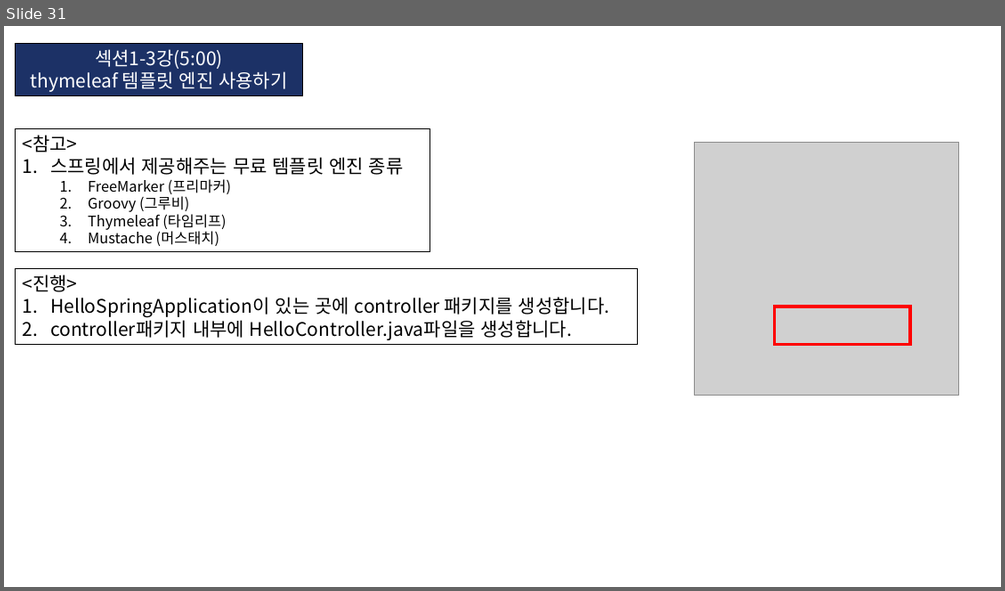
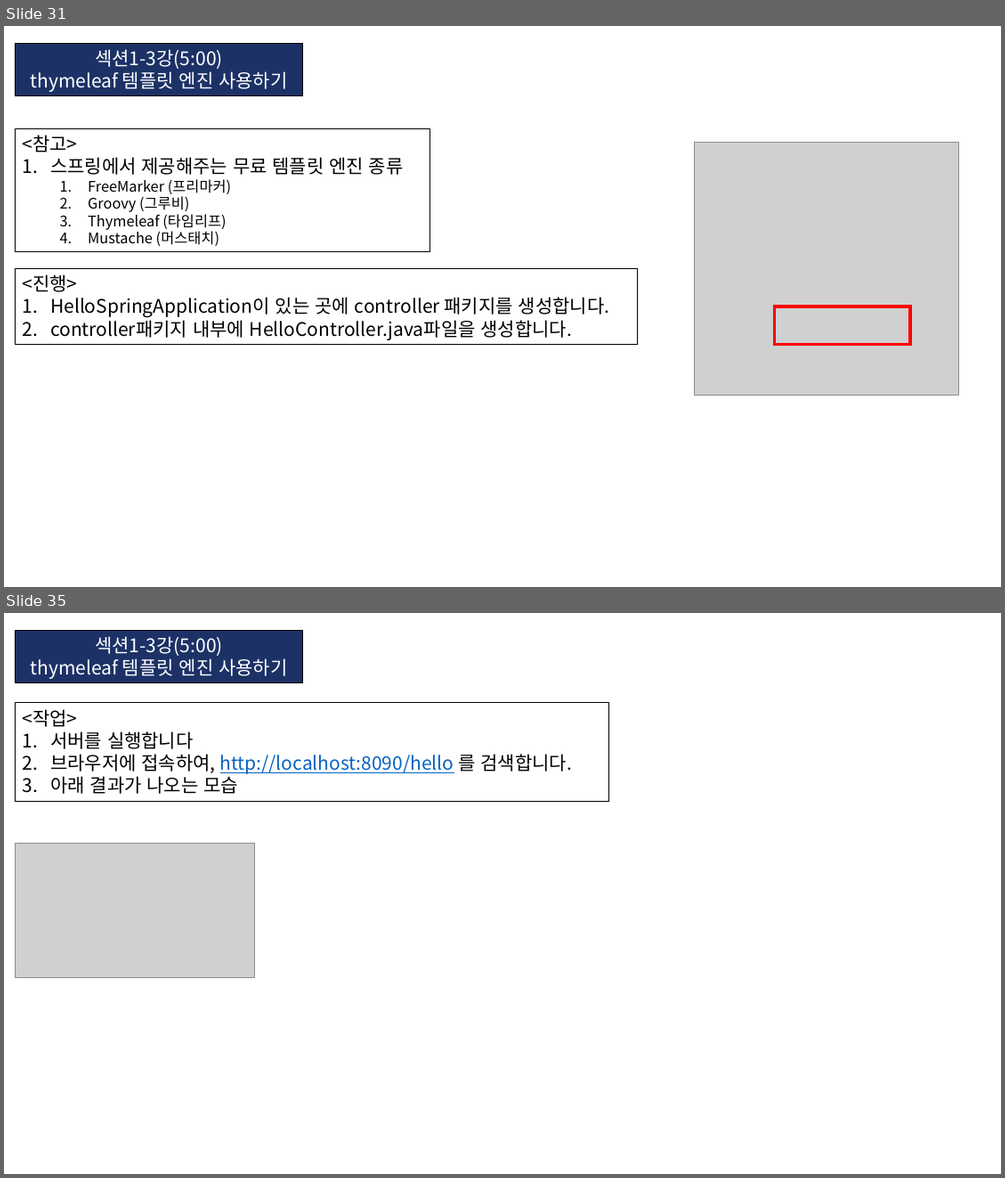
Before and after one commit to KIM-BEOMSOO/study, a slide deck: 00.공부 정리(최종)/12.Spring-Boot/03.인프런_김영한_스프링 입문/01.인프런_깅영한_Spring-Boot.pptx. Shown one above the other, each under a label of ours: slide 31 before the commit, slides 31 and 35 after it; the slides between them are not shown. The pictures are 1005x591 and 1005x1178 pixels, drawn with LibreOffice and Linux fonts; fonts in the diff are those of the drawing; grey boxes stand for pictures. Boxes give left, top, right and bottom in pixels: in the first picture for what was removed or moved away, otherwise in the second. Text is boxed around its words. In the diff, an @@ line names an element or a change of style, - is before the commit and + after.

```diff
--- a/00.공부 정리(최종)/12.Spring-Boot/03.인프런_김영한_스프링 입문/01.인프런_깅영한_Spring-Boot.pptx
+++ b/00.공부 정리(최종)/12.Spring-Boot/03.인프런_김영한_스프링 입문/01.인프런_깅영한_Spring-Boot.pptx
@@ slide 35 added at (x1=4, y1=613, x2=1001, y2=1174), background #FFFFFF @@
@@ rectangle added at (x1=16, y1=630, x2=303, y2=683), fill #1C3166, outline #000000 0.75 pt, 18 pt, text #FFFFFF @@
+섹션1-3강(5:00)
+thymeleaf 템플릿 엔진 사용하기
@@ rectangle added at (x1=16, y1=703, x2=609, y2=801), outline #000000 0.75 pt, 18 pt, text #000000 @@
+<작업>
+1. 서버를 실행합니다
+2. 브라우저에 접속하여, http://localhost:8090/hello 를 검색합니다.
+3. 아래 결과가 나오는 모습
@@ picture added at (x1=16, y1=844, x2=254, y2=978) @@
```
Also in this commit, not shown: 2 slides changed, 22 other slides added.
